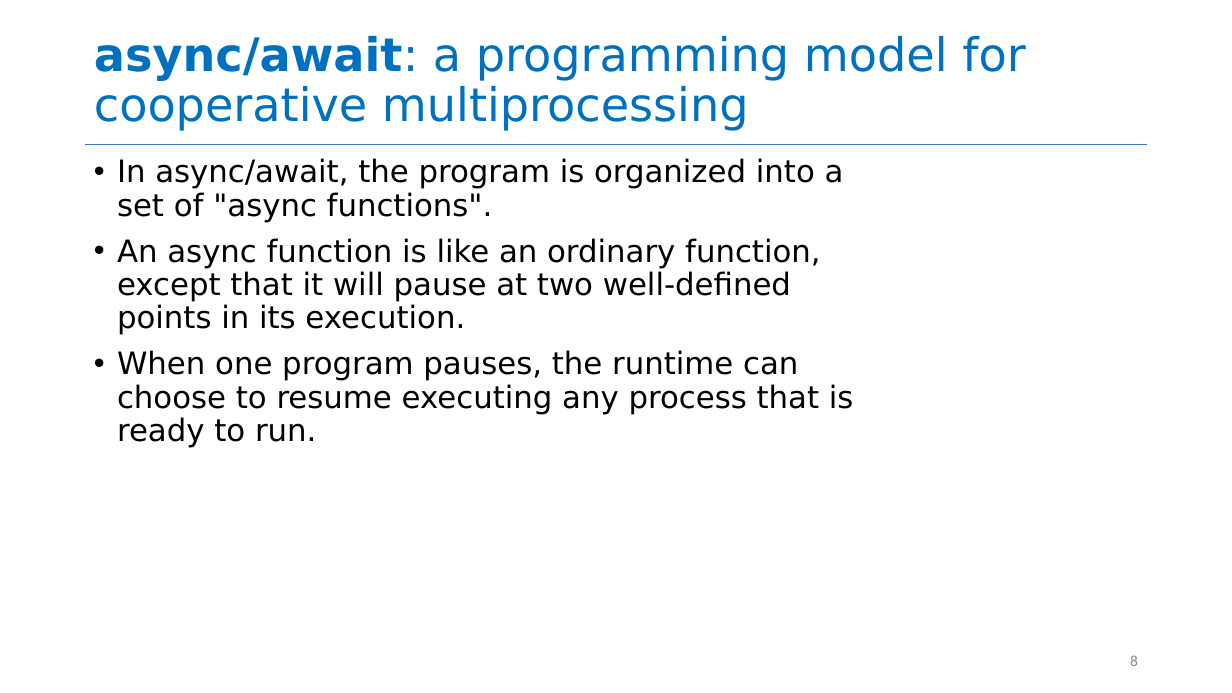
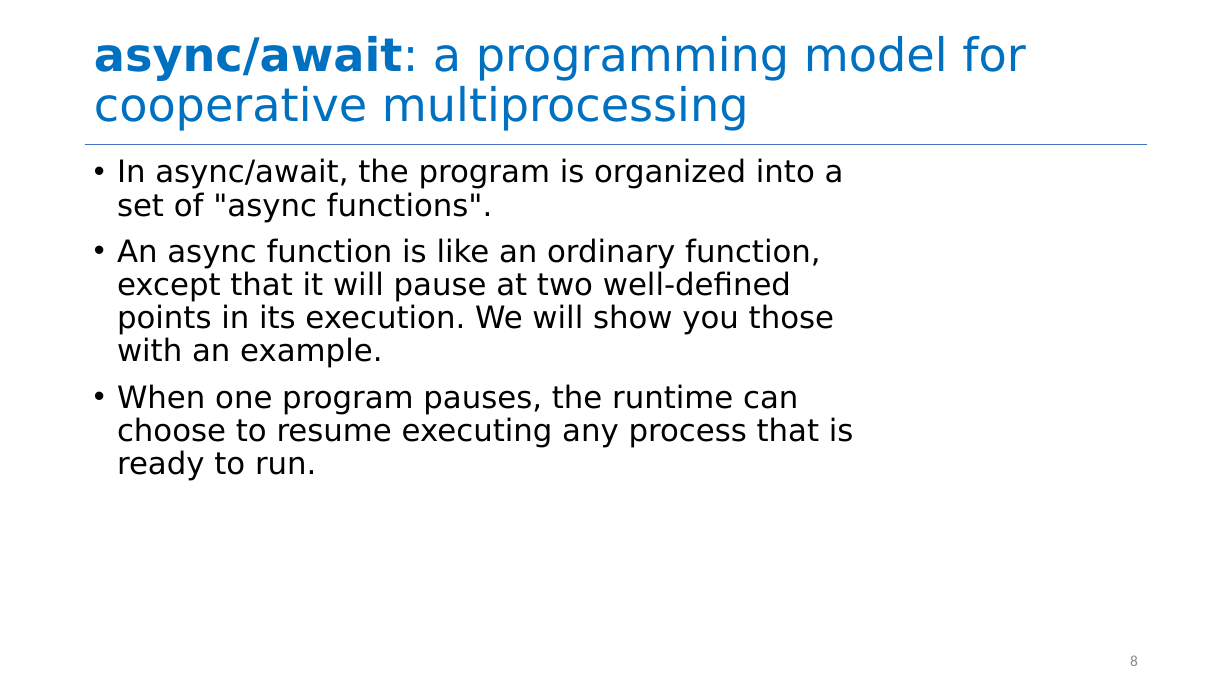
Before and after one commit to yashburshe/CS4530-Fall-2025, a slide deck: slide 8 of Slides/Module 06 Concurrency Patterns in Typescript.pptx. Drawn at 1232x693 pixels with LibreOffice and Linux fonts; fonts in the diff are those of the drawing. Boxes give left, top, right and bottom in pixels: in the first picture for what was removed or moved away, otherwise in the second. Text is boxed around its words. In the diff, an @@ line names an element or a change of style, - is before the commit and + after.

```diff
--- a/Slides/Module 06 Concurrency Patterns in Typescript.pptx
+++ b/Slides/Module 06 Concurrency Patterns in Typescript.pptx
@@ text at <box>117,238,834,368</box>: text changed @@
-• An async function is like an ordinary function, except that it will pause at two well-defined points in its execution.
+• An async function is like an ordinary function, except that it will pause at two well-defined points in its execution. We will show you those with an example.
```
Also in this commit, not shown: 9 other slides changed, 1 slide added, 23 slides removed.
